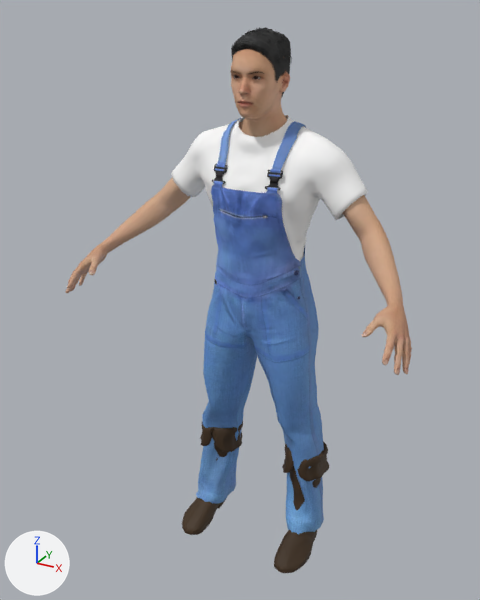
The glTF model public/characters/taren.glb, before and after one commit.
Both versions are drawn from a 50 mm camera at (0.982, -1.972, 1.946) aimed at (-0.04, -0.114, 1.017). The lights are fixed; the arrows at lower left show +X, +Y and +Z. The picture after the commit comes second. Vertices at exactly the same position are counted once.

In view in the first picture: 'Human', 'Human.culturalibre_male_boots', 'Human.male_worksuit01', 'Human.short01'.
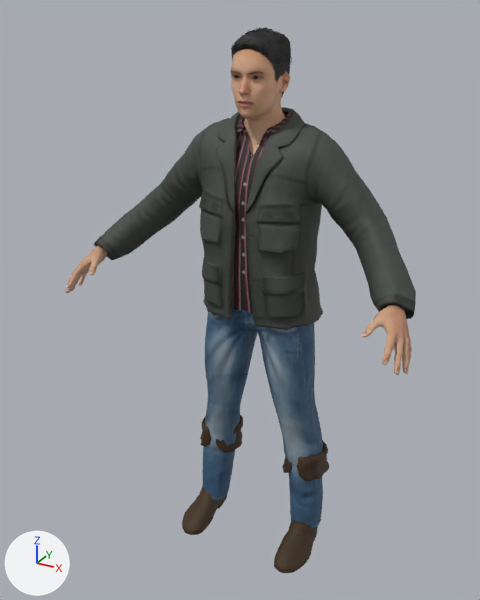
The change in detail:
Picture 'male_casualsuit05_normal' (img_male_casualsuit05_normal) is new.
Picture 'male_casualsuit05_diffuse' (img_male_casualsuit05_diffuse) is new.
Material 'Human.male_casualsuit05' (mat_human_male_casualsuit05) is new.
Uses the picture img_male_casualsuit05_diffuse.
Uses the picture img_male_casualsuit05_normal.
me_base_001 is used by ob_human; location (0.0, 0.0, 0.0).
me_base_001 had 8428 vertices, 16768 faces and spanned x -0.614..0.614, y -0.4..0.05, z 1.016..1.876.
me_base_001 now has 7872 vertices, 15656 faces and spans x -0.614..0.614, y -0.4..0.055, z 1.016..1.876.
me_base_001 part 1: 640 vertices removed from x -0.518..0.518, y -0.184..0.039, z 1.177..1.462; 84 vertices added at x -0.173..0.173, y -0.101..0.055, z 1.516..1.591.
Mesh me_male_casualsuit05 is new.
It has 3195 vertices, 5996 faces and spans x -0.58..0.58, y -0.27..0.14, z 0.07..1.65.
It uses material mat_human_male_casualsuit05.
Object 'Human.male_worksuit01' (ob_human_male_worksuit01) is deleted.
Object 'Human.male_casualsuit05' (ob_human_male_casualsuit05) is new; it shows me_male_casualsuit05.
Its location is (0.0, 0.0, 0.0).

Changed parts and their boxes (x1, y1, x2, y2) in the pictures (480 x 600 px):
'Human.male_casualsuit05', added
    after: (94, 107, 416, 529)
'Human.male_worksuit01', deleted
    before: (171, 115, 368, 534)
part 1 of me_base_001, built on (mostly hidden afterwards)
    before: (113, 178, 401, 290)
    after: (250, 146, 258, 156)
